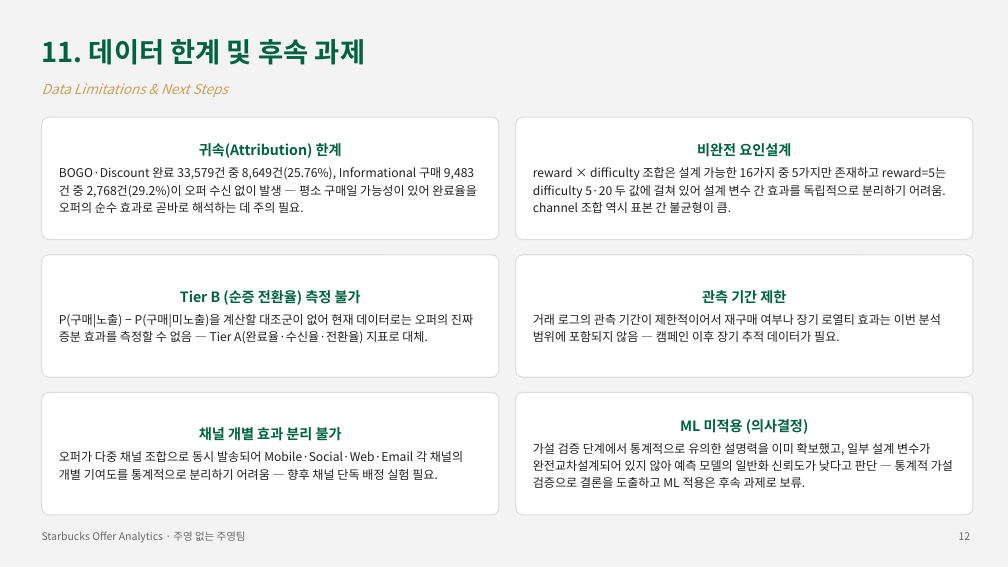
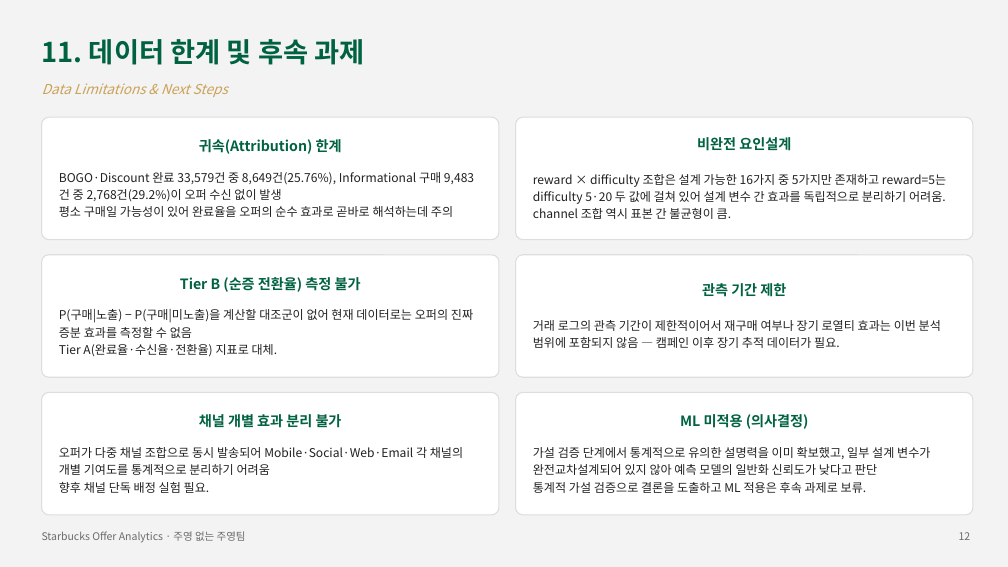
Before and after one commit to Sicheol-Pyo/ai-data-bootcamp, a slide deck: slide 12 of project_2/주영 없는 주영팀 Project2 발표자료.pptx. Drawn at 1008x567 pixels with LibreOffice and Linux fonts; fonts in the diff are those of the drawing. Boxes give left, top, right and bottom in pixels: in the first picture for what was removed or moved away, otherwise in the second. Text is boxed around its words. In the diff, an @@ line names an element or a change of style, - is before the commit and + after.

```diff
--- a/project_2/주영 없는 주영팀 Project2 발표자료.pptx
+++ b/project_2/주영 없는 주영팀 Project2 발표자료.pptx
@@ text in rounded rectangle at (x1=199, y1=139, x2=342, y2=154): more space between paragraphs @@
@@ text in rounded rectangle at (x1=697, y1=137, x2=791, y2=151): more space between paragraphs @@
@@ text in rounded rectangle at (x1=59, y1=172, x2=474, y2=217): text changed @@
-BOGO·Discount 완료 33,579건 중 8,649건(25.76%), Informational 구매 9,483건 중 2,768건(29.2%)이 오퍼 수신 없이 발생 — 평소 구매일 가능성이 있어 완료율을 오퍼의 순수 효과로 곧바로 해석하는 데 주의 필요.
+BOGO·Discount 완료 33,579건 중 8,649건(25.76%), Informational 구매 9,483건 중 2,768건(29.2%)이 오퍼 수신 없이 발생
+평소 구매일 가능성이 있어 완료율을 오퍼의 순수 효과로 곧바로 해석하는데 주의
@@ text in rounded rectangle at (x1=180, y1=277, x2=361, y2=292): more space between paragraphs @@
@@ text in rounded rectangle at (x1=702, y1=283, x2=786, y2=297): more space between paragraphs @@
@@ text in rounded rectangle at (x1=59, y1=309, x2=473, y2=357): text changed @@
-P(구매|노출) − P(구매|미노출)을 계산할 대조군이 없어 현재 데이터로는 오퍼의 진짜 증분 효과를 측정할 수 없음 — Tier A(완료율·수신율·전환율) 지표로 대체.
+P(구매|노출) − P(구매|미노출)을 계산할 대조군이 없어 현재 데이터로는 오퍼의 진짜 증분 효과를 측정할 수 없음
+Tier A(완료율·수신율·전환율) 지표로 대체.
@@ text in rounded rectangle at (x1=199, y1=414, x2=342, y2=428): more space between paragraphs @@
@@ text in rounded rectangle at (x1=680, y1=414, x2=809, y2=429): more space between paragraphs @@
@@ text in rounded rectangle at (x1=59, y1=447, x2=463, y2=493): text changed @@
-오퍼가 다중 채널 조합으로 동시 발송되어 Mobile·Social·Web·Email 각 채널의 개별 기여도를 통계적으로 분리하기 어려움 — 향후 채널 단독 배정 실험 필요.
+오퍼가 다중 채널 조합으로 동시 발송되어 Mobile·Social·Web·Email 각 채널의 개별 기여도를 통계적으로 분리하기 어려움
+향후 채널 단독 배정 실험 필요.
@@ text in rounded rectangle at (x1=533, y1=447, x2=930, y2=493): text changed @@
-가설 검증 단계에서 통계적으로 유의한 설명력을 이미 확보했고, 일부 설계 변수가 완전교차설계되어 있지 않아 예측 모델의 일반화 신뢰도가 낮다고 판단 — 통계적 가설 검증으로 결론을 도출하고 ML 적용은 후속 과제로 보류.
+가설 검증 단계에서 통계적으로 유의한 설명력을 이미 확보했고, 일부 설계 변수가 완전교차설계되어 있지 않아 예측 모델의 일반화 신뢰도가 낮다고 판단
+통계적 가설 검증으로 결론을 도출하고 ML 적용은 후속 과제로 보류.
```
Also in this commit, not shown: 9 other slides changed, 8 other files.
